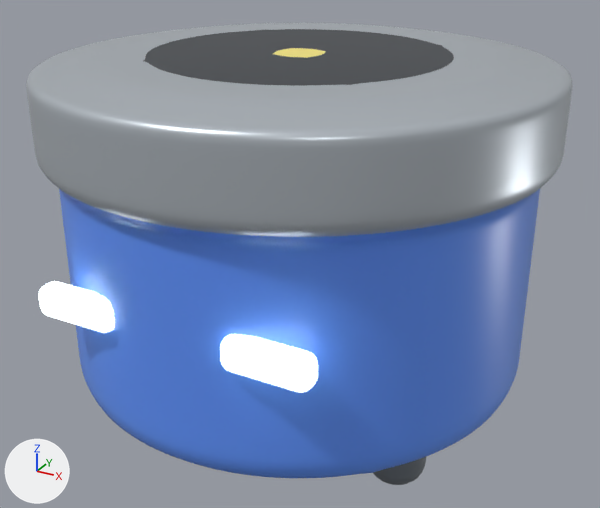
The FBX model Assets/Art/3D Resources/Player/down_rigged.fbx: old version first, new version second.
The view is the same before and after, from a 50 mm lens placed at (1.605, -2.914, 2.511), pointed at (-0.012, 0.025, 1.042). Lighting does not change. The marker at lower left points along +X, +Y and +Z. The picture after the commit comes second.

Before the edit, the objects in view are built like this:
```python
me_cube_002 = bpy.data.meshes.new('Cube.002')
me_cube_002.from_pydata(...)  # 152 vertices, 150 faces; spans x -0.17..0.17, y -0.055..0.055, z -0.065..0.065
me_cube_002.materials.append(mat_eye_glow)  # white #edfdff, glowing white #edfdff
me_cube_003 = bpy.data.meshes.new('Cube.003')
me_cube_003.from_pydata(...)  # 152 vertices, 150 faces; spans x -0.17..0.17, y -0.055..0.055, z -0.065..0.065
me_cube_003.materials.append(mat_eye_glow)  # white #edfdff, glowing white #edfdff
me_leg_r_001 = bpy.data.meshes.new('Leg_R.001')
me_leg_r_001.from_pydata(...)  # 1682 vertices, 1680 faces; spans x 0.367..0.633, y -0.133..0.133, z 0.036..0.719
me_leg_r_001.materials.append(mat_limb_rubber)  # grey #696f76
ob_leg_r = bpy.data.objects.new('Leg_R', me_leg_r_001)
ob_leg_r.location = (0.0, 0.0, 0.0)
ob_lowereye_l = bpy.data.objects.new('LowerEye_L', me_cube_002)
ob_lowereye_l.location = (-0.4, -0.935, 1.12)
ob_lowereye_r = bpy.data.objects.new('LowerEye_R', me_cube_003)
ob_lowereye_r.location = (0.4, -0.935, 1.12)
# also in view: 'RobotBody_UpperLower' at (0.0, 0.0, 1.253)
```
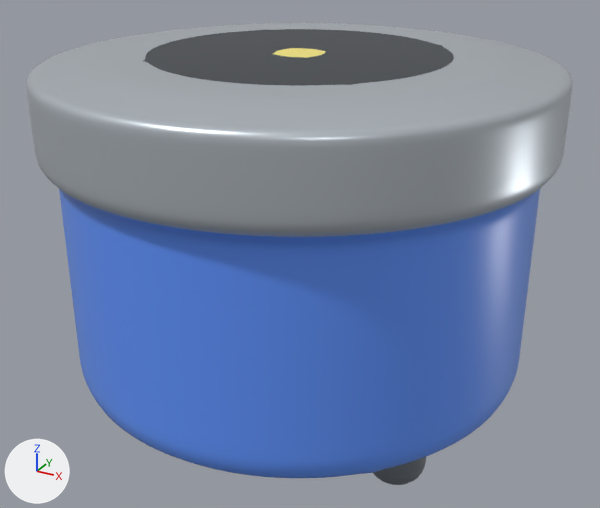
Location of each change, (x1, y1, x2, y2) in pixels of the pictures (600 x 508 px):
'LowerEye_R', deleted
    before: (220, 334, 318, 393)
'LowerEye_L', deleted
    before: (38, 281, 115, 333)

The edits, one by one:
Object 'LowerEye_L' (ob_lowereye_l) is deleted.
Object 'LowerEye_R' (ob_lowereye_r) is deleted.
